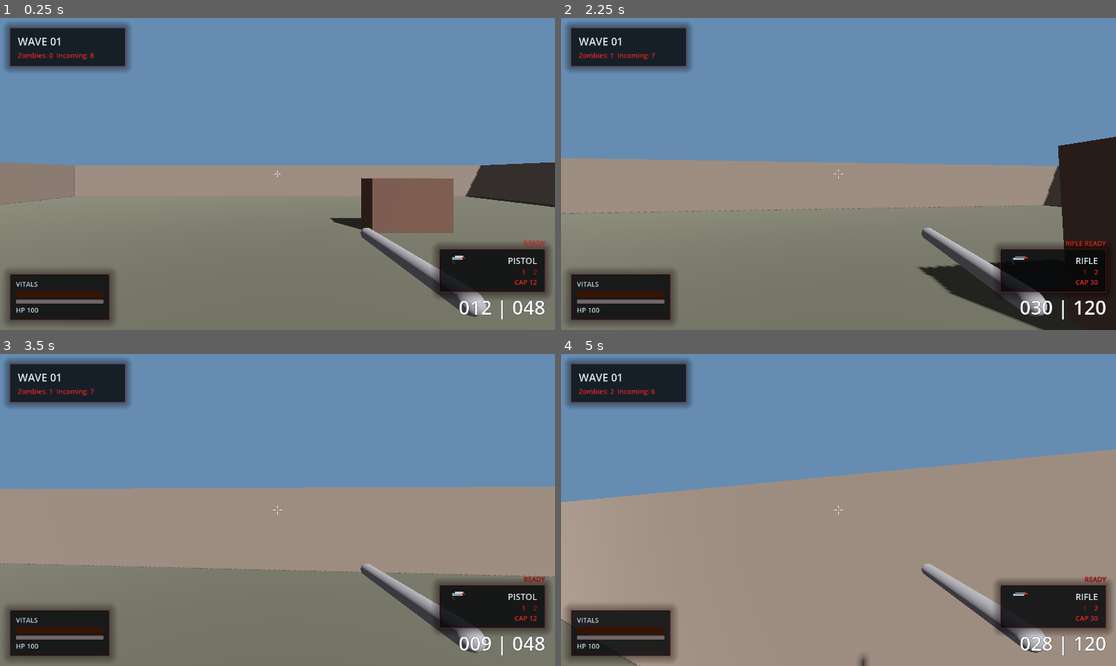
Above: before the commit, frames 1-4 (two rows, left to right).
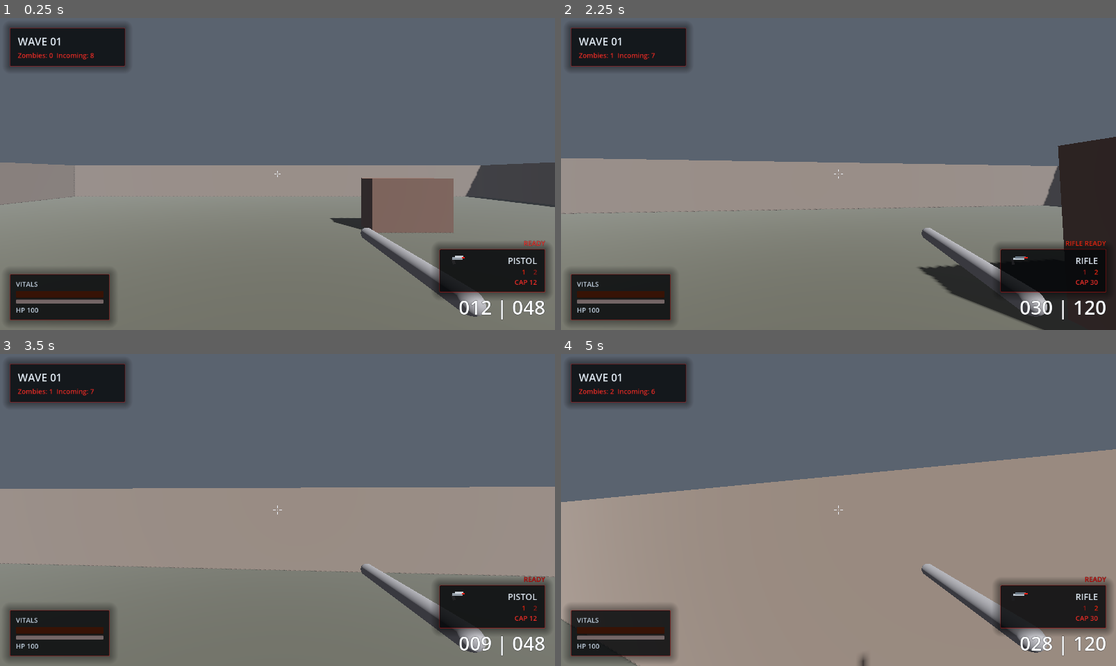
Above: after the commit, the same moments.

Repository: KernPhilipp/Dead-Zones
Game: Godot game, scene res://scenes/main.tscn
Two runs of this game, one before a commit and one after it. Both use one fixed random seed, a clock stepped at 60 frames per second and the inputs below.
Inputs (mouse positions are in pixels of both pictures, inside the frame that each line leads up to):
- Up to frame 1 (0.25 s): no input
- Up to frame 2 (2.25 s): tap Enter at 0.5 s; move the mouse to (866, 174) at 0.52 s; hold W (move_forward) from 0.53 s (still down); click (866, 174) at 0.6 s; tap Space (jump) at 0.77, 1.52 s; move the mouse to (810, 174) at 1.27 s; click (810, 174) at 1.35 s; move the mouse to (849, 167) at 2.02 s; tap Mouse wheel down (weapon_next) at 2.1 s
- Up to frame 3 (3.5 s): keep holding W (move_forward); click (288, 503) at 2.3 s; move the mouse to (271, 516) at 2.77 s; tap Mouse wheel up (weapon_prev) at 2.85 s; tap Space (jump) at 3.02 s; click (271, 516) at 3.05 s
- Up to frame 4 (5 s): keep holding W (move_forward); move the mouse to (877, 513) at 3.52 s; tap 1 (weapon_slot_1) at 3.6 s; tap Space (jump) at 3.77, 4.52 s; click (877, 513) at 3.8 s; tap R (reload) at 4.15 s; move the mouse to (794, 506) at 4.27 s; tap 2 (weapon_slot_2) at 4.35 s; click (794, 506) at 4.55 s

The runs differ from the first frame. In frame 1, 45% of the frame differs, in the area x 0-100%, y 0-61%; in frame 2, 43%; in frame 3, 40%; in frame 4, 36%.

Commit message:
Restore weather system and startup fixes

Diff:
--- a/scenes/main.tscn
+++ b/scenes/main.tscn
@@ -1,8 +1,9 @@
-[gd_scene load_steps=8 format=3 uid="uid://main0001"]
+[gd_scene load_steps=11 format=3 uid="uid://main0001"]
 
 [ext_resource type="PackedScene" path="res://scenes/player.tscn" id="1_player"]
 [ext_resource type="PackedScene" path="res://scenes/hud.tscn" id="2_hud"]
 [ext_resource type="Script" path="res://scripts/game_manager.gd" id="3_gm"]
+[ext_resource type="Script" path="res://scripts/weather_controller.gd" id="4_weather"]
 
 [sub_resource type="StandardMaterial3D" id="StandardMaterial3D_floor"]
 albedo_color = Color(0.35, 0.35, 0.3, 1)
@@ -19,6 +20,23 @@
 ambient_light_source = 2
 ambient_light_color = Color(0.6, 0.6, 0.65, 1)
 ambient_light_energy = 0.5
+fog_enabled = true
+fog_density = 0.01
+fog_light_color = Color(0.48, 0.5, 0.56, 1)
+fog_light_energy = 0.58
+
+[sub_resource type="ParticleProcessMaterial" id="ParticleProcessMaterial_rain"]
+emission_shape = 3
+emission_box_extents = Vector3(26, 1, 26)
+direction = Vector3(0.34, -1, 0.14)
+initial_velocity_min = 24.0
+initial_velocity_max = 34.0
+gravity = Vector3(0, -4, 0)
+scale_min = 0.6
+scale_max = 1.0
+
+[sub_resource type="BoxMesh" id="BoxMesh_rain"]
+size = Vector3(0.02, 0.6, 0.02)
 
 [node name="Main" type="Node3D"]
 
@@ -29,9 +47,21 @@
 [node name="DirectionalLight3D" type="DirectionalLight3D" parent="."]
 transform = Transform3D(0.866, -0.354, 0.354, 0, 0.707, 0.707, -0.5, -0.612, 0.612, 0, 10, 0)
 shadow_enabled = true
+light_energy = 0.92
+
+[node name="LightningFlash" type="OmniLight3D" parent="."]
+visible = false
+transform = Transform3D(1, 0, 0, 0, 1, 0, 0, 0, 1, 0, 18, -8)
+light_color = Color(0.82, 0.88, 1, 1)
+light_energy = 3.6
+omni_range = 90.0
+shadow_enabled = true
 
 [node name="WorldEnvironment" type="WorldEnvironment" parent="."]
 environment = SubResource("Environment_world")
+
+[node name="WeatherController" type="Node3D" parent="."]
+script = ExtResource("4_weather")
 
 [node name="Map" type="Node3D" parent="."]
 
@@ -105,6 +135,16 @@
 [node name="HUD" parent="." instance=ExtResource("2_hud")]
 process_mode = 3
 
+[node name="Weather" type="Node3D" parent="."]
+
+[node name="Rain" type="GPUParticles3D" parent="Weather"]
+transform = Transform3D(1, 0, 0, 0, 1, 0, 0, 0, 1, 0, 24, 0)
+amount = 2600
+lifetime = 1.5
+preprocess = 1.2
+draw_pass_1 = SubResource("BoxMesh_rain")
+process_material = SubResource("ParticleProcessMaterial_rain")
+
 [node name="SpawnPoints" type="Node3D" parent="."]
 
 [node name="Spawn1" type="Marker3D" parent="SpawnPoints"]
--- a/scripts/game_manager.gd
+++ b/scripts/game_manager.gd
@@ -72,11 +72,21 @@
 	hud = get_node_or_null("../HUD")
 
 	if player != null and hud != null:
-		player.shot_feedback.connect(func(hit): if hud.has_method("show_shot_feedback"): hud.show_shot_feedback(hit))
-		player.kill_feedback.connect(func(): if hud.has_method("show_kill_feedback"): hud.show_kill_feedback())
-		player.reload_feedback.connect(func(msg, col): if hud.has_method("show_status"): hud.show_status(msg, col))
-		player.damage_feedback.connect(func(amt, dir): if hud.has_method("show_damage_feedback"): hud.show_damage_feedback(amt, dir))
-		player.combat_text_feedback.connect(func(msg, col): if hud.has_method("show_combat_text"): hud.show_combat_text(msg, col))
+		player.shot_feedback.connect(func(hit):
+			if hud.has_method("show_shot_feedback"):
+				hud.show_shot_feedback(hit))
+		player.kill_feedback.connect(func():
+			if hud.has_method("show_kill_feedback"):
+				hud.show_kill_feedback())
+		player.reload_feedback.connect(func(msg, col):
+			if hud.has_method("show_status"):
+				hud.show_status(msg, col))
+		player.damage_feedback.connect(func(amt, dir):
+			if hud.has_method("show_damage_feedback"):
+				hud.show_damage_feedback(amt, dir))
+		player.combat_text_feedback.connect(func(msg, col):
+			if hud.has_method("show_combat_text"):
+				hud.show_combat_text(msg, col))
 		if hud.has_method("update_weapon"):
 			hud.update_weapon(player.weapon_name)
 		if hud.has_method("update_weapon_slots"):
--- a/scripts/player.gd
+++ b/scripts/player.gd
@@ -203,8 +203,8 @@
 		var target: Object = ray.get_collider()
 		if target.has_method("take_damage"):
 			var headshot: bool = _is_headshot(ray)
-			var applied_damage: int = damage_per_shot * (2 if headshot else 1)
-			var killed: bool = target.take_damage(applied_damage)
+			var applied_damage: int = damage_per_shot
+			var killed: bool = bool(target.take_damage(applied_damage))
 			did_hit = true
 			shots_hit += 1
 			if headshot:
@@ -326,7 +326,14 @@
 
 func _is_headshot(ray: RayCast3D) -> bool:
 	var target: Object = ray.get_collider()
-	if target == null or not target.is_in_group("zombie"):
+	if target == null:
+		return false
+
+	var body_part: Variant = target.get("body_part") if target != null else null
+	if body_part is String:
+		return String(body_part) == "head"
+
+	if not target.is_in_group("zombie"):
 		return false
 
 	var collision_point: Vector3 = ray.get_collision_point()
--- /dev/null
+++ b/scripts/weather_controller.gd
@@ -0,0 +1,165 @@
+extends Node3D
+
+@export var weather_min_duration: float = 10.0
+@export var weather_max_duration: float = 18.0
+@export var lightning_min_interval: float = 0.7
+@export var lightning_max_interval: float = 2.2
+@export var rain_follow_lerp: float = 4.0
+@export var rain_height: float = 24.0
+
+enum WeatherState { CLEAR, RAIN, STORM }
+
+var lightning_timer: Timer
+var weather_timer: Timer
+var player: Node3D
+var sun_light: DirectionalLight3D
+var lightning_flash: OmniLight3D
+var rain: GPUParticles3D
+var world_environment: WorldEnvironment
+var rain_process_material: ParticleProcessMaterial
+var current_state: WeatherState = WeatherState.RAIN
+var target_rain_amount: float = 0.0
+var target_fog_density: float = 0.005
+var target_light_energy: float = 1.0
+var target_ambient_energy: float = 0.58
+var target_bg_color: Color = Color(0.42, 0.47, 0.53, 1.0)
+var base_light_energy: float = 1.0
+
+func _ready():
+	player = get_tree().get_first_node_in_group("player") as Node3D
+	sun_light = get_node_or_null("../MoonLight") as DirectionalLight3D
+	if sun_light == null:
+		sun_light = get_node_or_null("../DirectionalLight3D") as DirectionalLight3D
+	lightning_flash = get_node_or_null("../LightningFlash") as OmniLight3D
+	world_environment = get_node_or_null("../WorldEnvironment") as WorldEnvironment
+	rain = get_node_or_null("../Weather/Rain") as GPUParticles3D
+	if rain != null:
+		rain_process_material = rain.process_material as ParticleProcessMaterial
+	if sun_light != null:
+		base_light_energy = sun_light.light_energy
+	if lightning_flash != null:
+		lightning_flash.visible = false
+
+	lightning_timer = Timer.new()
+	lightning_timer.one_shot = true
+	lightning_timer.timeout.connect(_trigger_lightning)
+	add_child(lightning_timer)
+
+	weather_timer = Timer.new()
+	weather_timer.one_shot = true
+	weather_timer.timeout.connect(_advance_weather)
+	add_child(weather_timer)
+
+	_set_weather_state(WeatherState.STORM if randf() > 0.45 else WeatherState.RAIN)
+	_schedule_next_weather()
+
+func _process(delta: float):
+	if player != null and rain != null:
+		var target_origin: Vector3 = player.global_position
+		target_origin.y = rain_height
+		rain.global_position = rain.global_position.lerp(target_origin, clampf(delta * rain_follow_lerp, 0.0, 1.0))
+		rain.amount_ratio = lerpf(rain.amount_ratio, target_rain_amount, clampf(delta * 1.2, 0.0, 1.0))
+
+	if sun_light != null:
+		sun_light.light_energy = lerpf(sun_light.light_energy, target_light_energy, clampf(delta * 1.5, 0.0, 1.0))
+
+	if world_environment != null:
+		var environment: Environment = world_environment.environment
+		if environment != null:
+			environment.fog_density = lerpf(environment.fog_density, target_fog_density, clampf(delta * 1.2, 0.0, 1.0))
+			environment.ambient_light_energy = lerpf(environment.ambient_light_energy, target_ambient_energy, clampf(delta * 1.2, 0.0, 1.0))
+			environment.background_color = environment.background_color.lerp(target_bg_color, clampf(delta * 1.0, 0.0, 1.0))
+
+	if rain_process_material != null:
+		match current_state:
+			WeatherState.CLEAR:
+				rain_process_material.direction = rain_process_material.direction.lerp(Vector3(0.06, -1.0, 0.03), clampf(delta * 1.5, 0.0, 1.0))
+			WeatherState.RAIN:
+				rain_process_material.direction = rain_process_material.direction.lerp(Vector3(0.34, -1.0, 0.14), clampf(delta * 1.5, 0.0, 1.0))
+			WeatherState.STORM:
+				rain_process_material.direction = rain_process_material.direction.lerp(Vector3(0.72, -1.0, 0.30), clampf(delta * 1.5, 0.0, 1.0))
+
+func _schedule_next_weather():
+	weather_timer.start(randf_range(weather_min_duration, weather_max_duration))
+
+func _schedule_next_lightning():
+	if lightning_timer == null:
+		return
+	lightning_timer.start(randf_range(lightning_min_interval, lightning_max_interval))
+
+func _advance_weather():
+	match current_state:
+		WeatherState.CLEAR:
+			_set_weather_state(WeatherState.RAIN)
+		WeatherState.RAIN:
+			_set_weather_state(WeatherState.STORM if randf() > 0.25 else WeatherState.CLEAR)
+		WeatherState.STORM:
+			_set_weather_state(WeatherState.RAIN if randf() > 0.2 else WeatherState.CLEAR)
+	_schedule_next_weather()
+
+func _set_weather_state(next_state: WeatherState):
+	current_state = next_state
+	var environment: Environment = world_environment.environment if world_environment != null else null
+
+	match current_state:
+		WeatherState.CLEAR:
+			target_rain_amount = 0.0
+			target_fog_density = 0.007
+			target_light_energy = 1.08
+			target_ambient_energy = 0.58
+			target_bg_color = Color(0.42, 0.47, 0.53, 1.0)
+			if environment != null:
+				environment.fog_light_color = Color(0.54, 0.58, 0.64, 1.0)
+			if lightning_timer != null:
+				lightning_timer.stop()
+			if lightning_flash != null:
+				lightning_flash.visible = false
+		WeatherState.RAIN:
+			target_rain_amount = 0.9
+			target_fog_density = 0.013
+			target_light_energy = 0.92
+			target_ambient_energy = 0.50
+			target_bg_color = Color(0.33, 0.38, 0.43, 1.0)
+			if environment != null:
+				environment.fog_light_color = Color(0.46, 0.50, 0.56, 1.0)
+			if lightning_timer != null:
+				lightning_timer.stop()
+			if lightning_flash != null:
+				lightning_flash.visible = false
+		WeatherState.STORM:
+			target_rain_amount = 1.0
+			target_fog_density = 0.018
+			target_light_energy = 0.72
+			target_ambient_energy = 0.42
+			target_bg_color = Color(0.24, 0.28, 0.33, 1.0)
+			if environment != null:
+				environment.fog_light_color = Color(0.36, 0.40, 0.47, 1.0)
+			_schedule_next_lightning()
+
+func _trigger_lightning():
+	if lightning_flash == null or sun_light == null or current_state != WeatherState.STORM:
+		return
+
+	await _flash_lightning(randf_range(6.2, 8.4), randf_range(0.5, 0.9), 0.07)
+
+	var extra_flashes: int = randi_range(1, 3)
+	if extra_flashes >= 1:
+		await get_tree().create_timer(randf_range(0.04, 0.11)).timeout
+		await _flash_lightning(randf_range(4.8, 7.1), randf_range(0.32, 0.65), randf_range(0.04, 0.08))
+	if extra_flashes >= 2:
+		await get_tree().create_timer(randf_range(0.04, 0.11)).timeout
+		await _flash_lightning(randf_range(4.4, 6.4), randf_range(0.28, 0.58), randf_range(0.04, 0.08))
+	if extra_flashes >= 3:
+		await get_tree().create_timer(randf_range(0.04, 0.11)).timeout
+		await _flash_lightning(randf_range(4.0, 5.8), randf_range(0.24, 0.50), randf_range(0.04, 0.08))
+
+	if current_state == WeatherState.STORM:
+		_schedule_next_lightning()
+
+func _flash_lightning(flash_energy: float, light_boost: float, duration: float):
+	lightning_flash.visible = true
+	lightning_flash.light_energy = flash_energy
+	sun_light.light_energy = base_light_energy + light_boost
+	await get_tree().create_timer(duration).timeout
+	lightning_flash.visible = false
+	sun_light.light_energy = target_light_energy
--- a/scripts/zombie.gd
+++ b/scripts/zombie.gd
@@ -385,6 +385,7 @@
 		_enter_hurt_state()
 	return false
 
+
 func die():
 	if state == ZombieState.DEAD:
 		return
